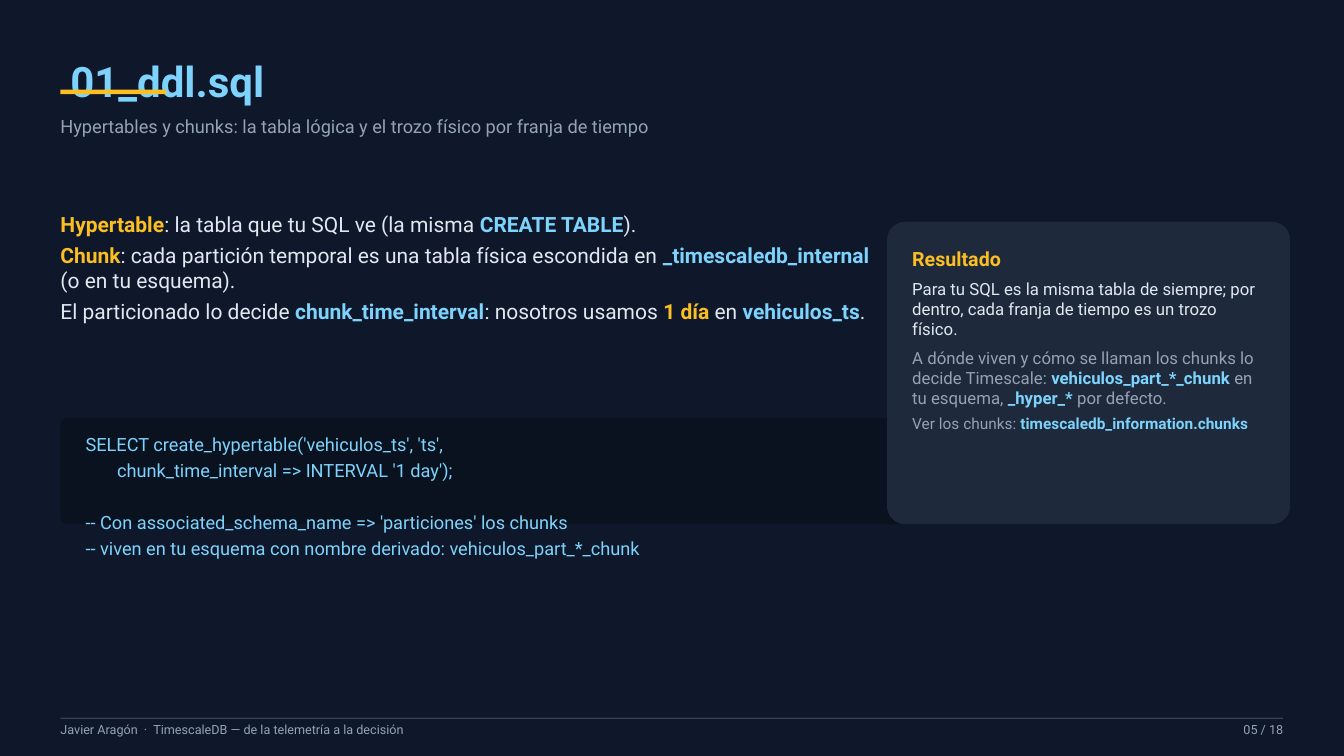
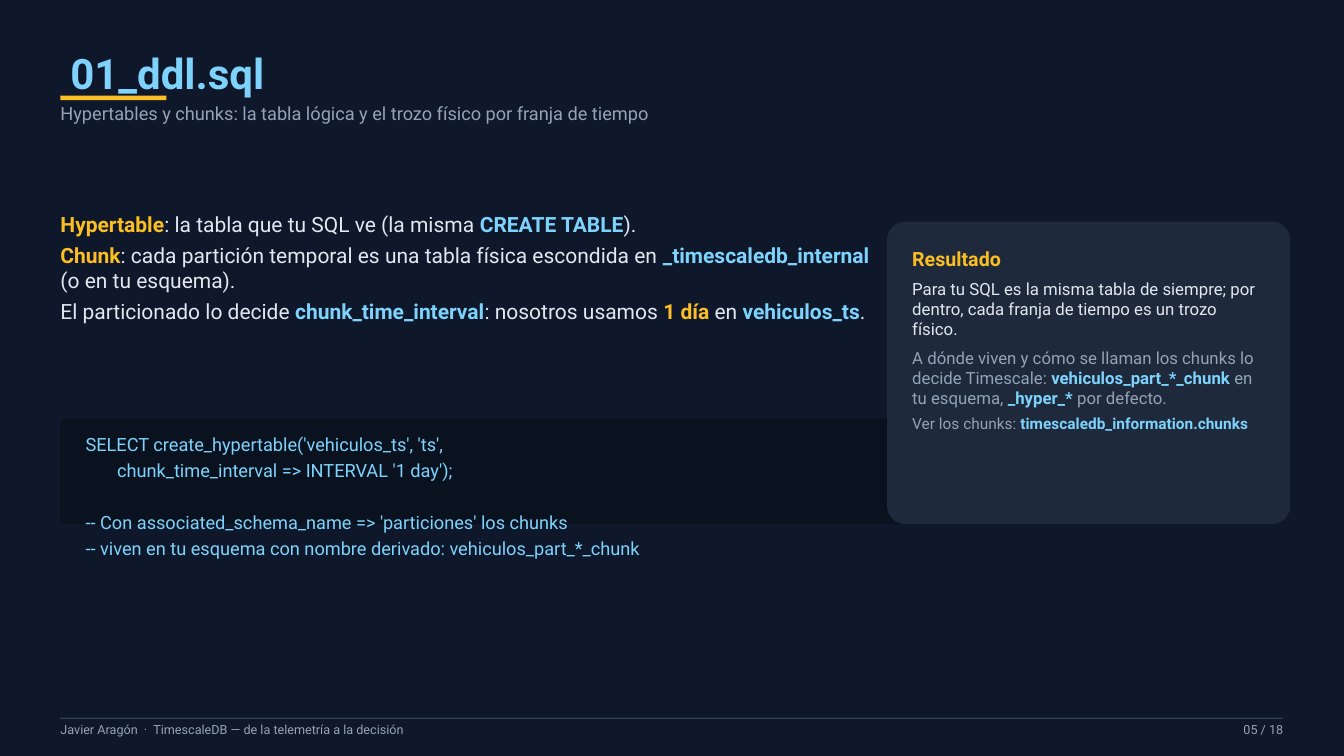
Before and after one commit to xavipuerto/autometrics-demo, a slide deck: slide 5 of presentacion/TimescaleDB-PPT-Javier.pptx. Drawn at 1344x756 pixels with LibreOffice and Linux fonts; fonts in the diff are those of the drawing. Boxes give left, top, right and bottom in pixels: in the first picture for what was removed or moved away, otherwise in the second. Text is boxed around its words. In the diff, an @@ line names an element or a change of style, - is before the commit and + after.

```diff
--- a/presentacion/TimescaleDB-PPT-Javier.pptx
+++ b/presentacion/TimescaleDB-PPT-Javier.pptx
@@ text "01_ddl.sql": place and size @@
-text "01_ddl.sql" at (70, 65, 264, 106)
+text "01_ddl.sql" at (70, 57, 264, 99)
@@ text "Hypertables y chunks: la tabla ...": place and size @@
-text "Hypertables y chunks: la tabla ..." at (60, 119, 648, 137)
+text "Hypertables y chunks: la tabla ..." at (60, 106, 648, 124)
@@ rectangle: place and size @@
-rectangle at (60, 90, 166, 94)
+rectangle at (60, 96, 166, 100)
```
Also in this commit, not shown: 15 other slides changed, 1 other file.
